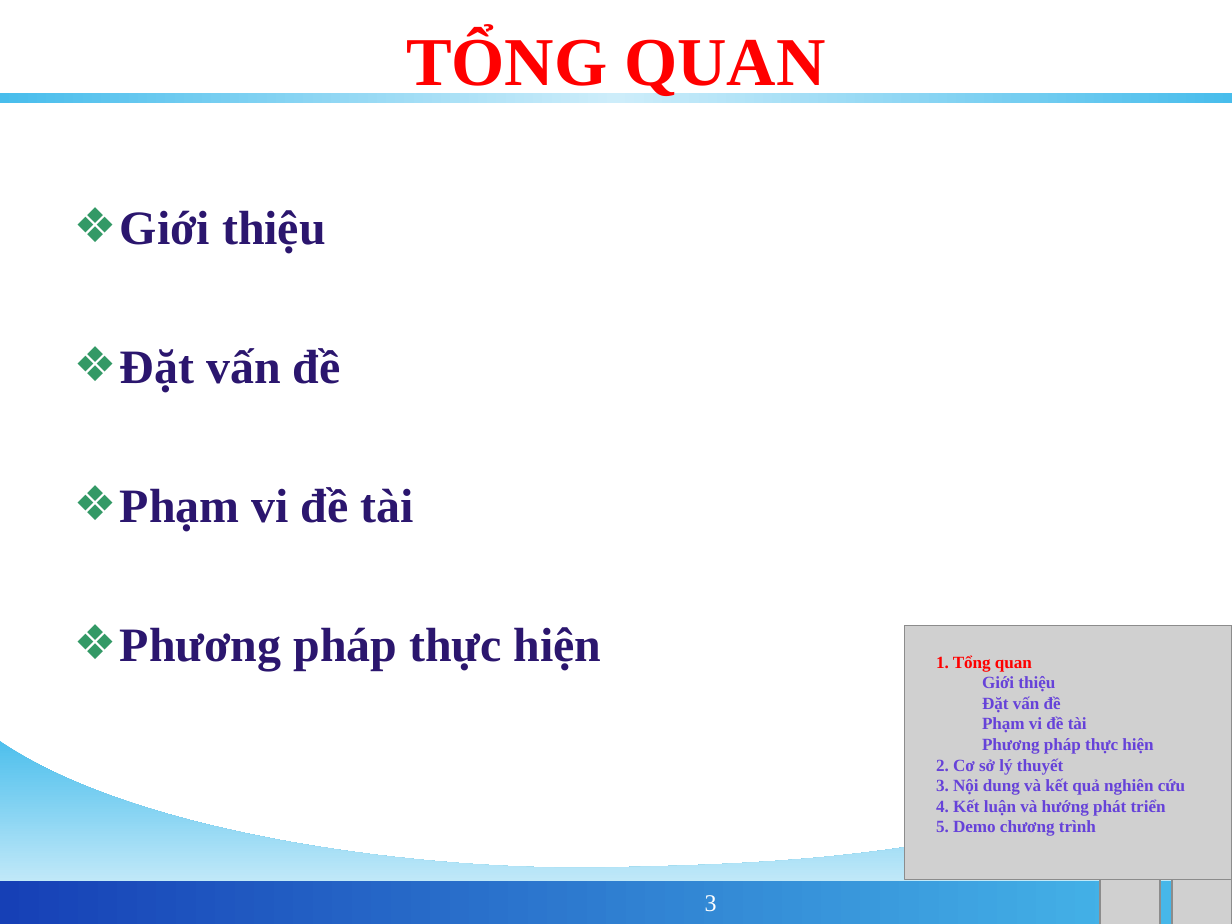
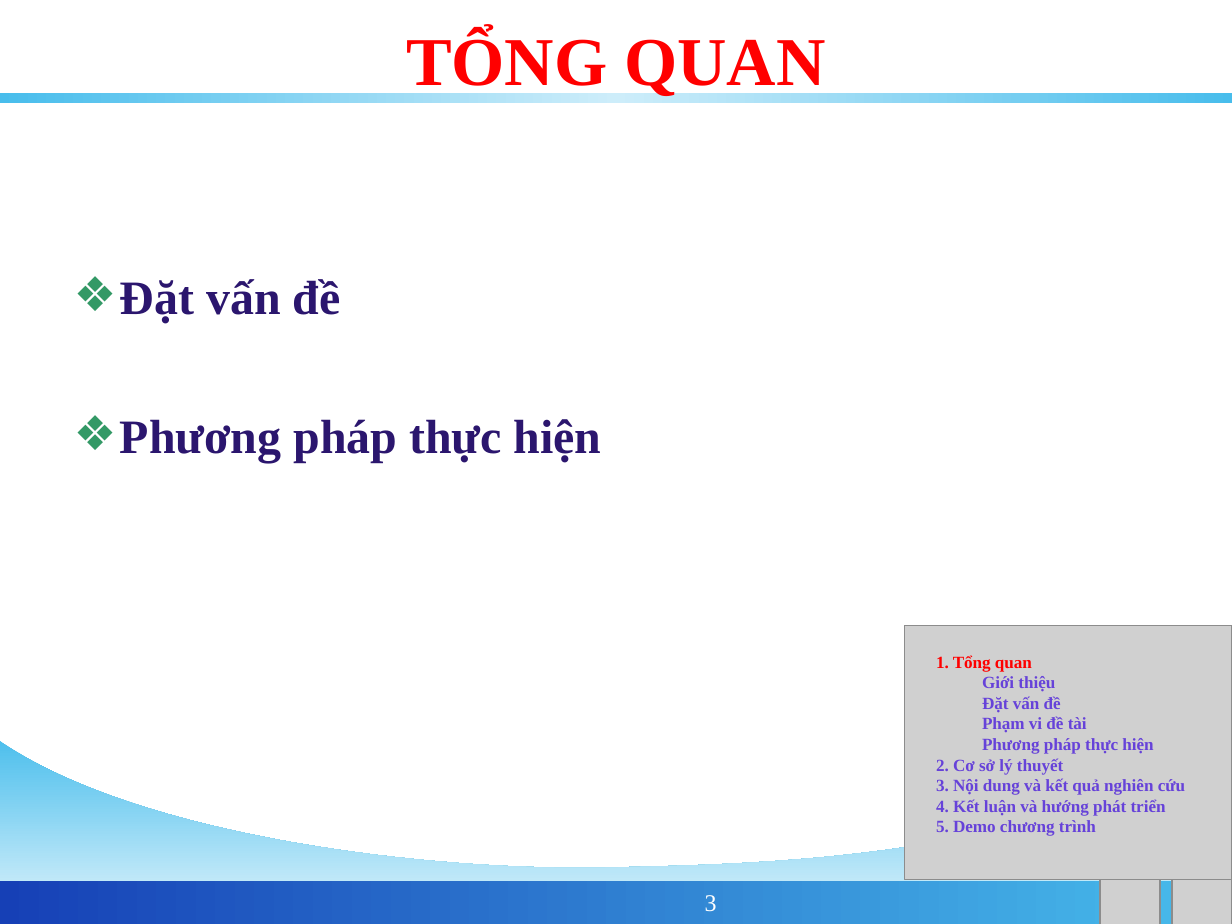
Before and after one commit to phamngsinh/cantho-webgis, a slide deck: slide 3 of Document/Bao Cao/BaoCaoLuanVan.ppt. Drawn at 1232x924 pixels with LibreOffice and Linux fonts; fonts in the diff are those of the drawing; grey boxes stand for pictures; background and template pictures are left out. Boxes give left, top, right and bottom in pixels: in the first picture for what was removed or moved away, otherwise in the second. Text is boxed around its words. In the diff, an @@ line names an element or a change of style, - is before the commit and + after.

```diff
--- a/Document/Bao Cao/BaoCaoLuanVan.ppt
+++ b/Document/Bao Cao/BaoCaoLuanVan.ppt
@@ text at box(120, 210, 326, 254): paragraph removed @@
-❖ Giới thiệu
@@ text at box(120, 487, 413, 532): paragraph removed @@
-❖ Phạm vi đề tài
```
Also in this commit, not shown: 3 other slides changed, 1 slide removed.
